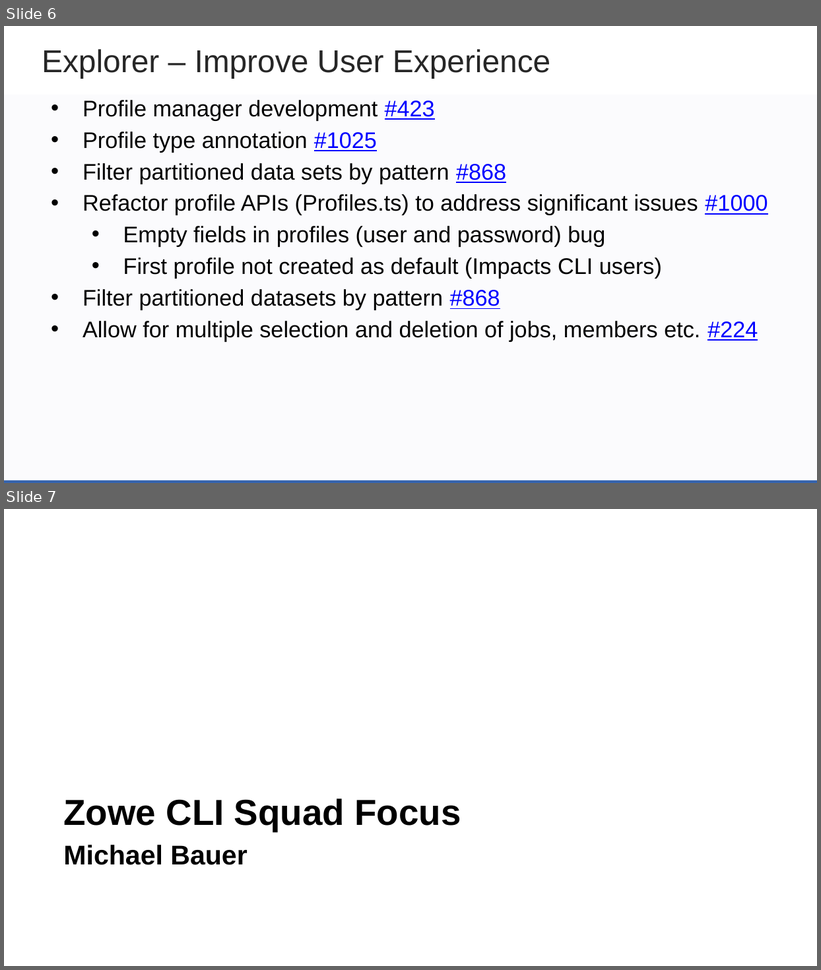
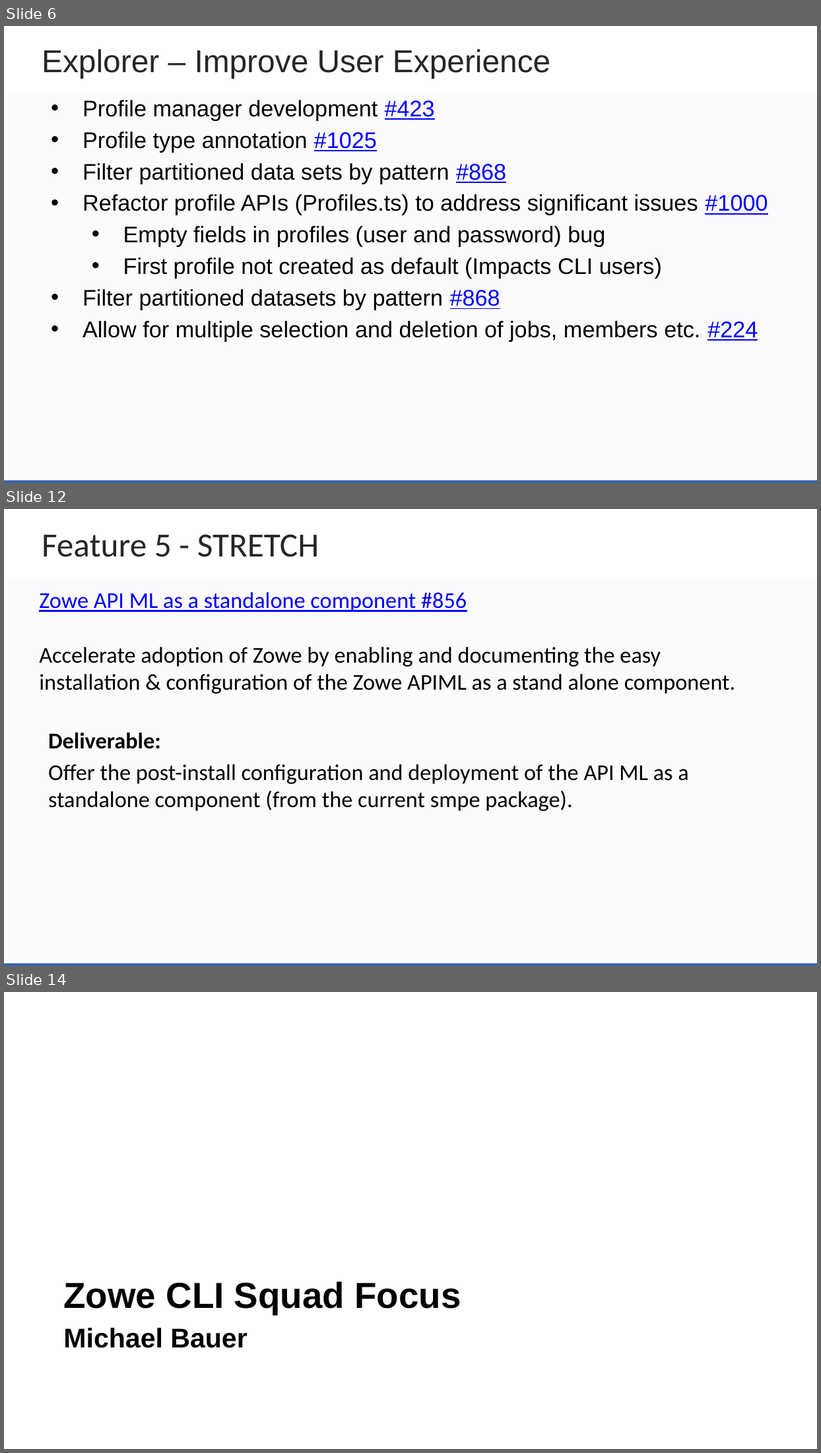
Before and after one commit to zowe/community, a slide deck: Project Management/PI Planning/20PI4 Planning/Zowe Community Squad Focus for 20PI4.pptx. Shown one above the other, each under a label of ours: slides 6 and 7 before the commit, slides 6, 12 and 14 after it; the slides between them are not shown. The pictures are 821x970 and 821x1453 pixels, drawn with LibreOffice and Linux fonts; fonts in the diff are those of the drawing; background and template pictures are left out. Boxes give left, top, right and bottom in pixels: in the first picture for what was removed or moved away, otherwise in the second. Text is boxed around its words. In the diff, an @@ line names an element or a change of style, - is before the commit and + after.

```diff
--- a/Project Management/PI Planning/20PI4 Planning/Zowe Community Squad Focus for 20PI4.pptx
+++ b/Project Management/PI Planning/20PI4 Planning/Zowe Community Squad Focus for 20PI4.pptx
@@ slide 12 added at [4, 509, 817, 966], background #FFFFFF; not listed: 2 template elements that a slide beside it also shows @@
@@ text added at [42, 534, 319, 557], 30 pt, text #262626 @@
+Feature 5 - STRETCH
@@ text added at [39, 592, 736, 811], 20 pt, text #000000 @@
+Zowe API ML as a standalone component #856
+Accelerate adoption of Zowe by enabling and documenting the easy installation & configuration of the Zowe APIML as a stand alone component.
+Deliverable:
+Offer the post-install configuration and deployment of the API ML as a standalone component (from the current smpe package).
@@ what was slide 7 is now slide 14 @@
```
Also in this commit, not shown: 1 slide changed, 6 other slides added.
